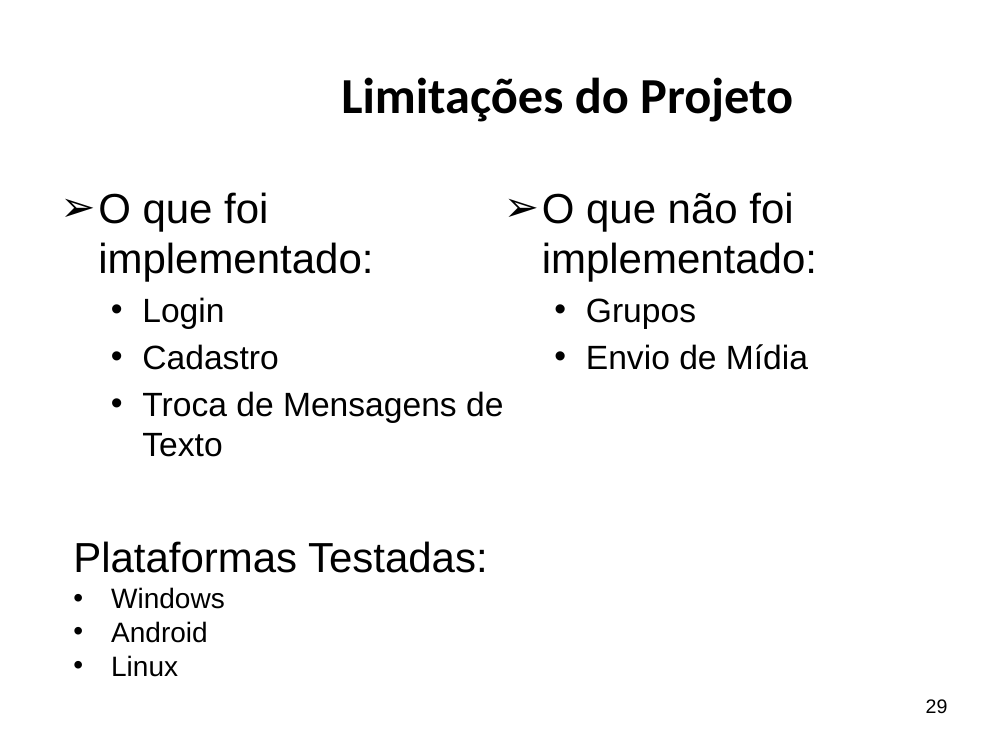
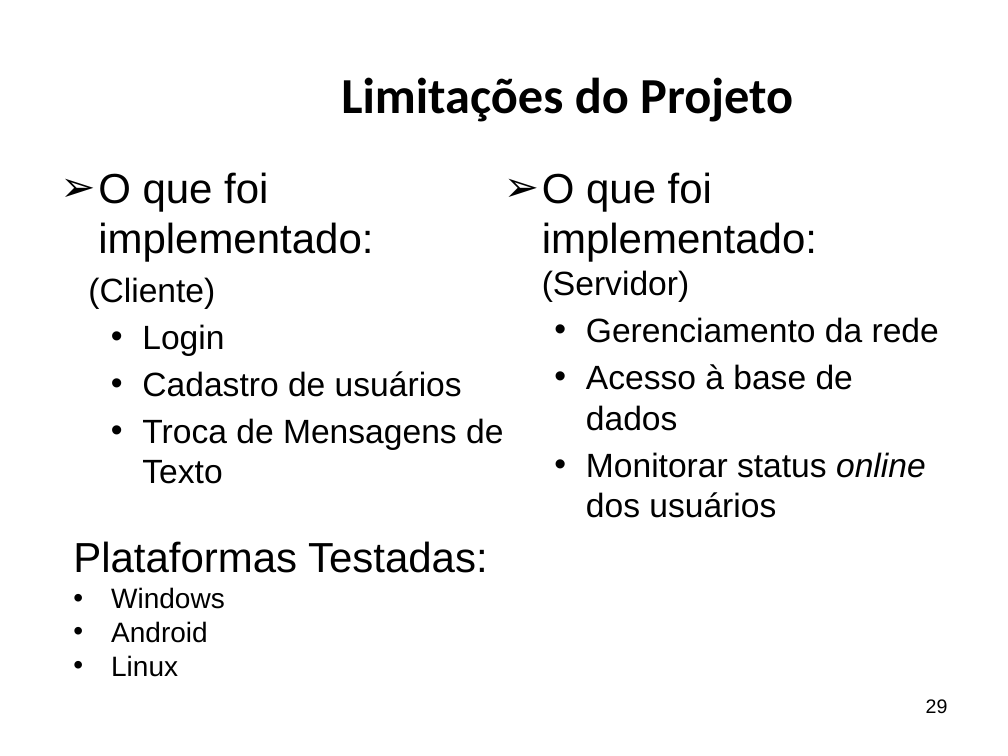
Before and after one commit to ricardopetrere/TCC_FTT, a slide deck: slide 29 of documentos/Apresentação Banca.pptx. Drawn at 1008x756 pixels with LibreOffice and Linux fonts; fonts in the diff are those of the drawing; background and template pictures are left out. Boxes give left, top, right and bottom in pixels: in the first picture for what was removed or moved away, otherwise in the second. Text is boxed around its words. In the diff, an @@ line names an element or a change of style, - is before the commit and + after.

```diff
--- a/documentos/Apresentação Banca.pptx
+++ b/documentos/Apresentação Banca.pptx
@@ text "O que foi implementado:": place and size @@
-text "O que foi implementado:" at box(98, 192, 817, 457)
+text "O que foi implementado:" at box(88, 172, 939, 518)
@@ text at box(542, 172, 939, 518): text changed; size 30 to 24 pt @@
-➢ O que não foi implementado:
-  • Grupos
-  • Envio de Mídia
+➢ O que foi implementado: (Servidor)
+  • Gerenciamento da rede
+  • Acesso à base de dados
+  • Monitorar status online dos usuários
@@ text at box(88, 277, 215, 309): paragraph added @@
+(Cliente)
@@ text at box(142, 371, 462, 397): text changed @@
-  • Cadastro
+  • Cadastro de usuários
```
Also in this commit, not shown: 1 other slide changed, 3 other files.
